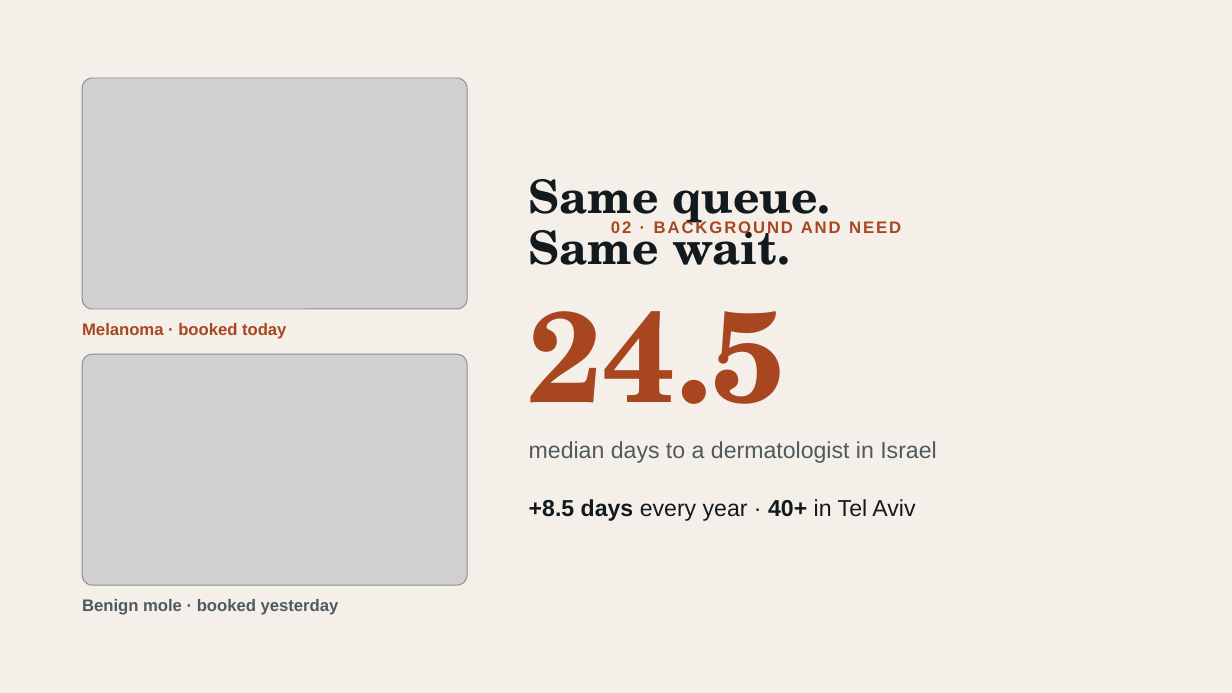
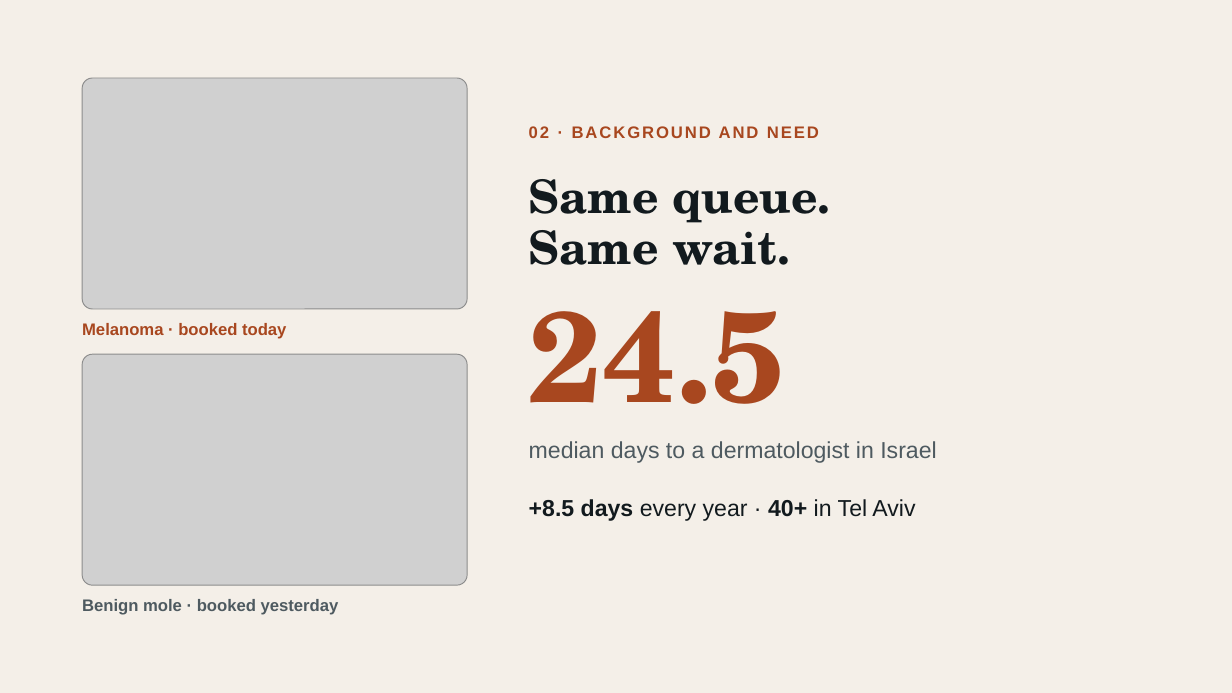
Before and after one commit to IfatDav/skin-lesion-assistant, a slide deck: slide 2 of Presentation/Skin Lesion Triage.pptx. Drawn at 1232x693 pixels with LibreOffice and Linux fonts; fonts in the diff are those of the drawing; grey boxes stand for pictures. Boxes give left, top, right and bottom in pixels: in the first picture for what was removed or moved away, otherwise in the second. Text is boxed around its words. In the diff, an @@ line names an element or a change of style, - is before the commit and + after.

```diff
--- a/Presentation/Skin Lesion Triage.pptx
+++ b/Presentation/Skin Lesion Triage.pptx
@@ text "02 · BACKGROUND AND NEED" rewrapped from <box>611,219,901,237</box> to <box>529,126,819,138</box> @@
```
Also in this commit, not shown: 5 other slides changed, 1 slide added.
